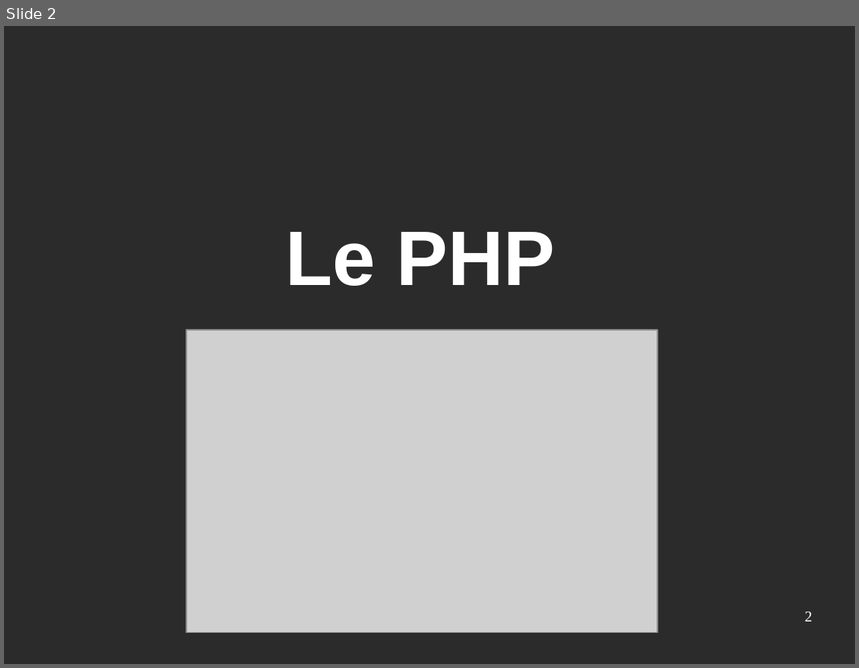
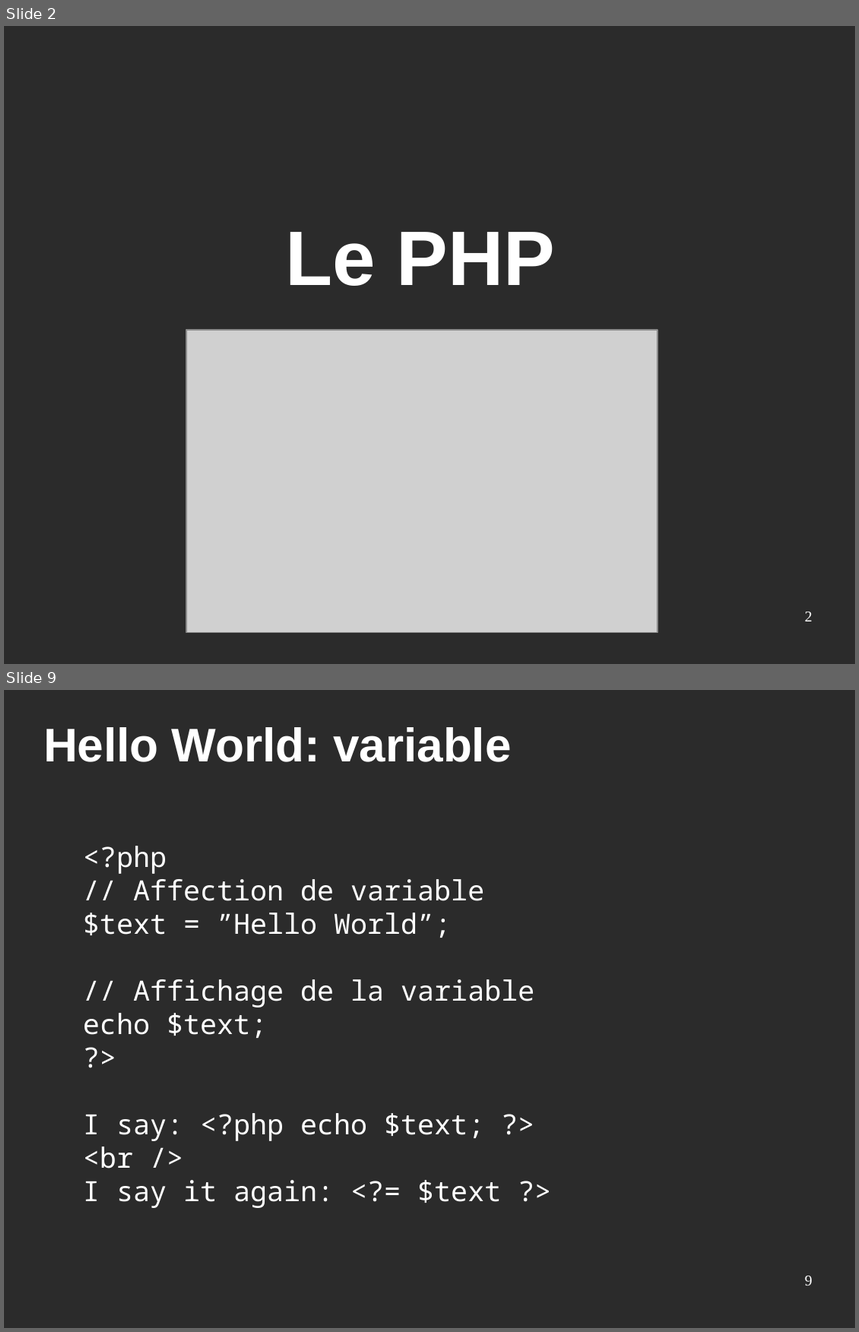
Before and after one commit to Eirbware/Formation, a slide deck: presentations/php.odp. Shown one above the other, each under a label of ours: slide 2 before the commit, slides 2 and 9 after it; the slides between them are not shown. The pictures are 859x668 and 859x1332 pixels, drawn with LibreOffice and Linux fonts; fonts in the diff are those of the drawing; grey boxes stand for pictures; background and template pictures are left out; a plain dark background stands for a picture behind light text. Boxes give left, top, right and bottom in pixels: in the first picture for what was removed or moved away, otherwise in the second. Text is boxed around its words. In the diff, an @@ line names an element or a change of style, - is before the commit and + after.

```diff
--- a/presentations/php.odp
+++ b/presentations/php.odp
@@ slide 9 added at [4,690,855,1328], background picture (left out) @@
@@ title added at [44,727,511,762], 44 pt, text #FFFFFF, bold @@
+Hello World: variable
@@ text added at [83,846,534,1208], 26 pt, text #FFFFFF @@
+<?php
+// Affection de variable
+$text = ”Hello World”;
+// Affichage de la variable
+echo $text;
+?>
+I say: <?php echo $text; ?>
+<br />
+I say it again: <?= $text ?>
@@ page number added at [805,1276,813,1286], 14 pt, text #FFFFFF @@
+9
```
Also in this commit, not shown: 11 other slides added.
